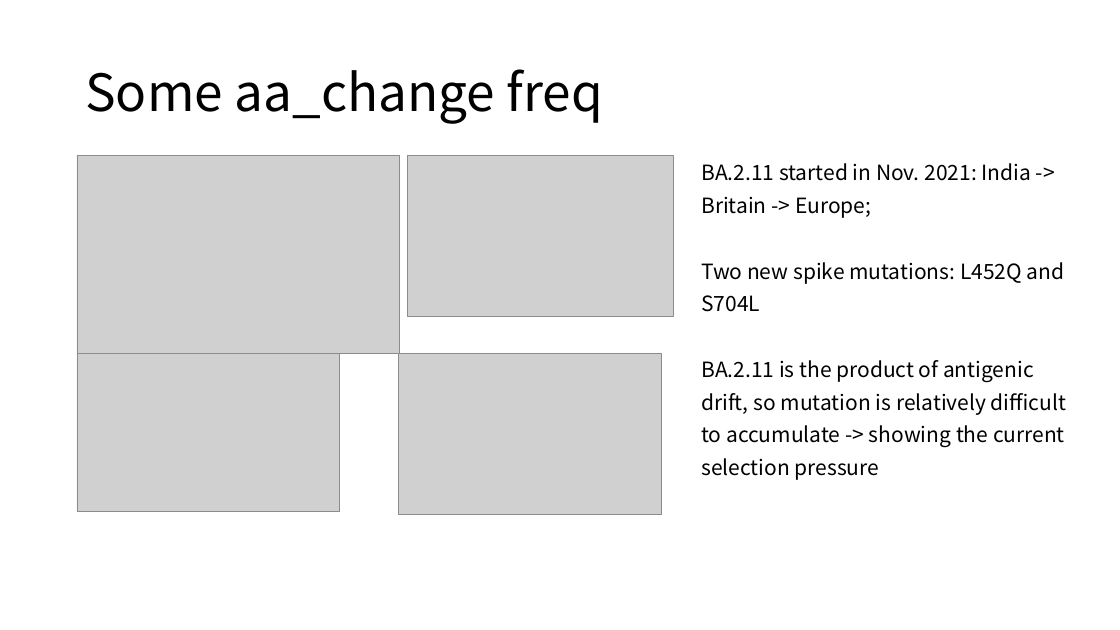
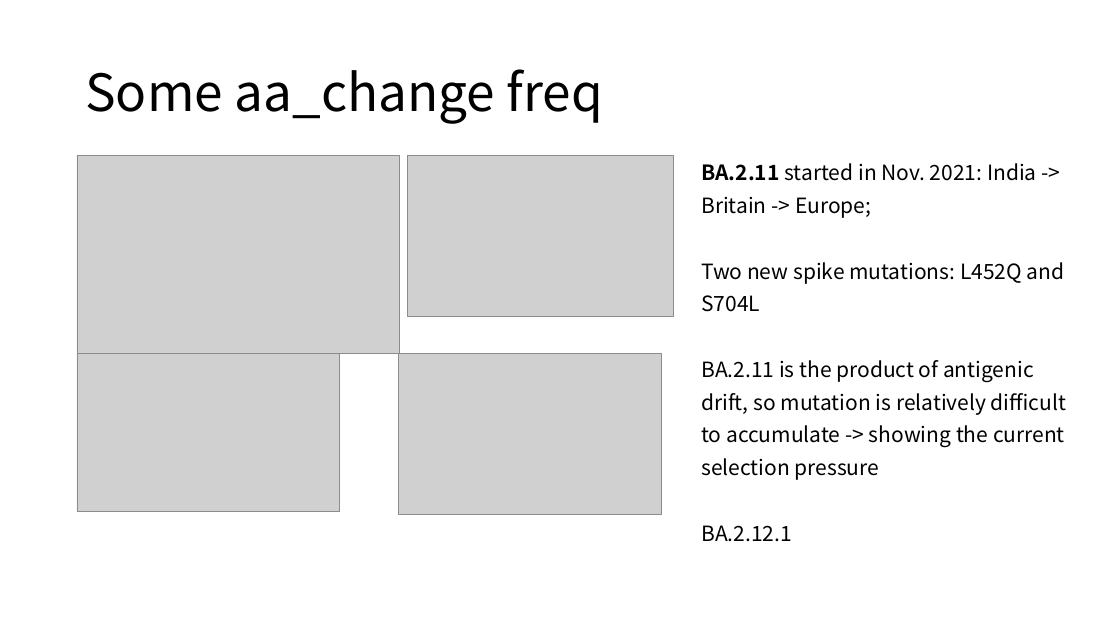
Before and after one commit to KirakiraZLY/Variants-and-mutation-rate-in-SARS-Cov2, a slide deck: slide 3 of DiaryLog/Daily_Week6.pptx. Drawn at 1120x630 pixels with LibreOffice and Linux fonts; fonts in the diff are those of the drawing; grey boxes stand for pictures. Boxes give left, top, right and bottom in pixels: in the first picture for what was removed or moved away, otherwise in the second. Text is boxed around its words. In the diff, an @@ line names an element or a change of style, - is before the commit and + after.

```diff
--- a/DiaryLog/Daily_Week6.pptx
+++ b/DiaryLog/Daily_Week6.pptx
@@ text at bbox=[701, 163, 1037, 218]: bold on in "BA.2.11" @@
@@ text at bbox=[701, 525, 792, 541]: paragraph added @@
+BA.2.12.1
```
Also in this commit, not shown: 1 other slide changed, 1 other file.
